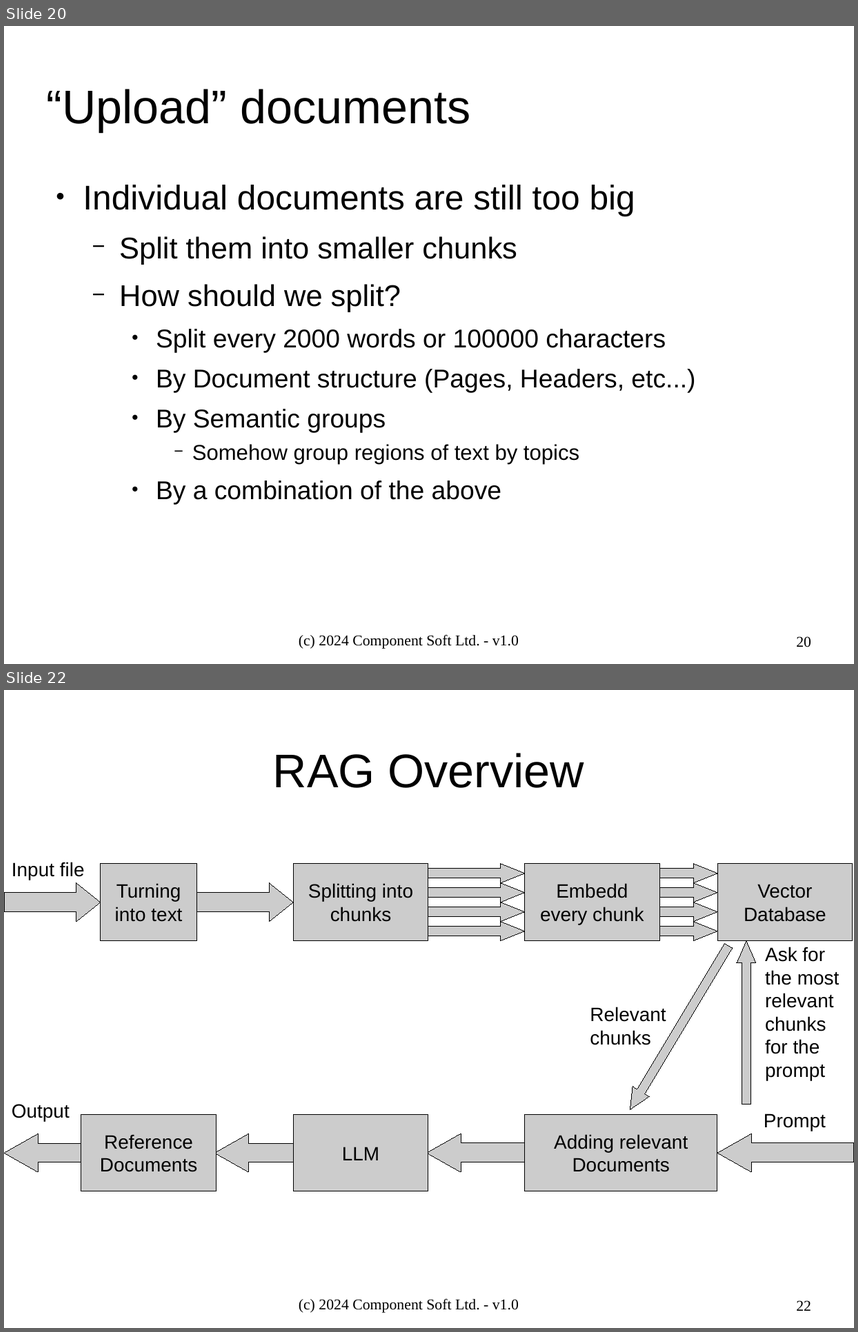
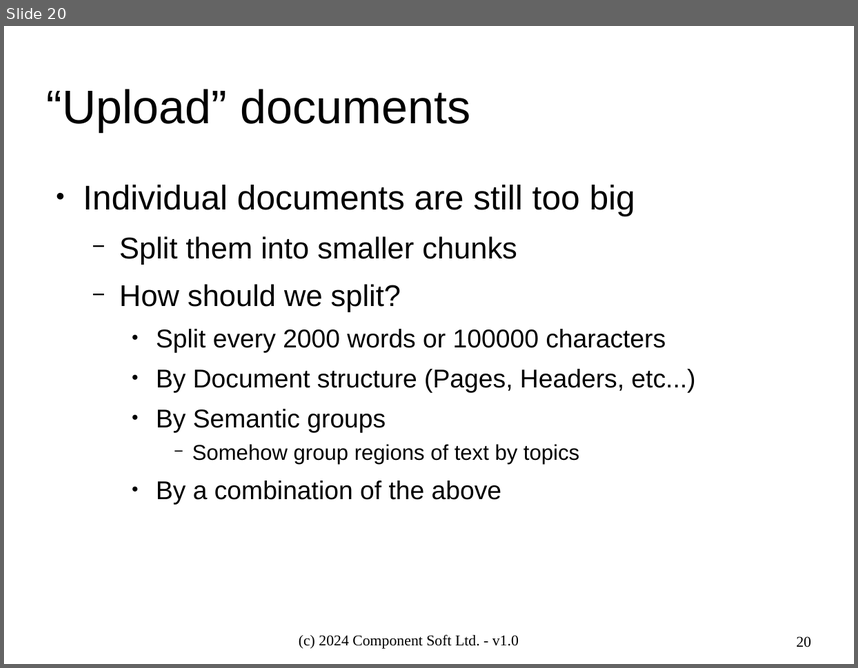
Before and after one commit to ComponentSoftTeam/intro-to-rag-systems, a slide deck: rag-intro.odp. Shown one above the other, each under a label of ours: slides 20 and 22 before the commit, slide 20 after it; the slides between them are not shown. The pictures are 858x1332 and 858x668 pixels, drawn with LibreOffice and Linux fonts; fonts in the diff are those of the drawing; background and template pictures are left out. Boxes give left, top, right and bottom in pixels: in the first picture for what was removed or moved away, otherwise in the second. Text is boxed around its words. In the diff, an @@ line names an element or a change of style, - is before the commit and + after.

```diff
--- a/rag-intro.odp
+++ b/rag-intro.odp
@@ slide 22 removed at [4, 690, 854, 1328], background #FFFFFF @@
@@ title removed at [273, 753, 585, 788] @@
-RAG Overview
@@ text removed at [12, 862, 85, 880] @@
-Input file
@@ rectangle removed at [101, 864, 197, 940] @@
-Turning into text
@@ rectangle removed at [293, 864, 428, 940] @@
-Splitting into chunks
@@ right arrow removed at [428, 864, 525, 883] @@
@@ rectangle removed at [525, 864, 660, 940] @@
-Embedd every chunk
@@ right arrow removed at [621, 864, 717, 883] @@
@@ rectangle removed at [717, 864, 853, 940] @@
-Vector Database
@@ right arrow removed at [4, 883, 101, 921] @@
@@ right arrow removed at [197, 883, 293, 921] @@
@@ right arrow removed at [428, 883, 525, 902] @@
@@ right arrow removed at [621, 883, 717, 902] @@
@@ right arrow removed at [428, 902, 525, 921] @@
@@ right arrow removed at [621, 902, 717, 921] @@
@@ right arrow removed at [428, 921, 525, 940] @@
@@ right arrow removed at [621, 921, 717, 940] @@
@@ up arrow removed at [622, 941, 737, 1115] @@
@@ up arrow removed at [737, 940, 756, 1104] @@
@@ text removed at [765, 947, 840, 1081] @@
-Ask for the most relevant chunks for the prompt
@@ text removed at [590, 1007, 666, 1045] @@
-Relevant chunks
@@ text removed at [12, 1104, 70, 1121] @@
-Output
@@ rectangle removed at [81, 1114, 216, 1192] @@
-Reference Documents
@@ rectangle removed at [293, 1114, 428, 1192] @@
-LLM
@@ rectangle removed at [525, 1114, 717, 1192] @@
-Adding relevant Documents
@@ text removed at [764, 1114, 826, 1131] @@
-Prompt
@@ left arrow removed at [4, 1134, 141, 1172] @@
@@ left arrow removed at [214, 1134, 351, 1172] @@
@@ left arrow removed at [427, 1134, 564, 1172] @@
@@ left arrow removed at [717, 1134, 854, 1172] @@
@@ text removed at [299, 1299, 519, 1313] @@
-(c) 2024 Component Soft Ltd. - v1.0
@@ page number removed at [796, 1301, 811, 1311] @@
-22
```
Also in this commit, not shown: 5 slides changed, 1 slide added, 1 other slide removed, 1 other file.
